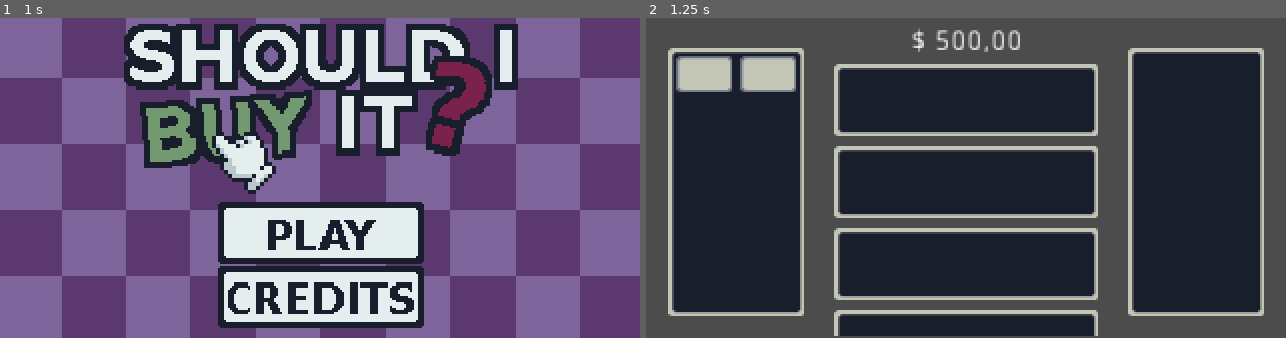
Above: before the commit, frames 1-2 (left to right).
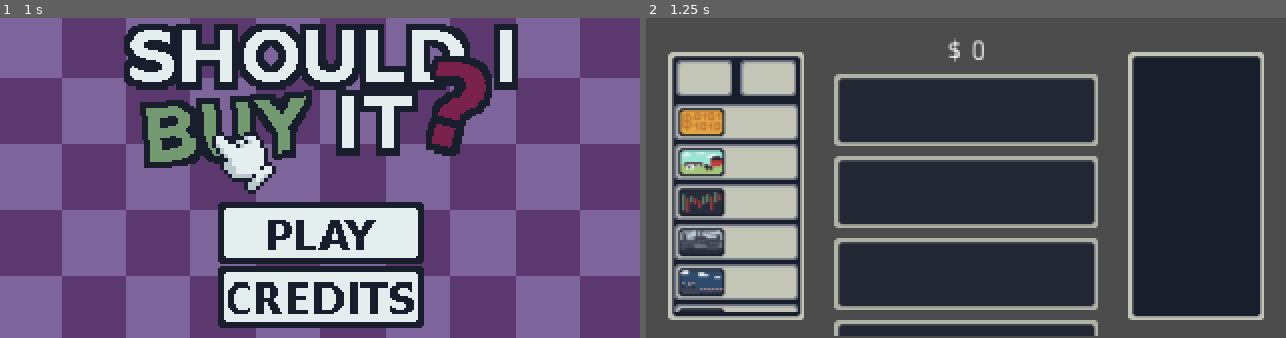
Above: after the commit, the same moments.

Repository: henriquecanella/LD49
Game: Godot game, scene res://scenes/menu_scene/Menu_scene.tscn
The game is run twice, just before and just after one commit, with the same random seed, the same clock (stepped at 60 frames per second) and the same inputs. Before the commit the project has no main scene; this scene is started directly in both runs. Sound files missing from this copy of the repository are replaced by a short silence.
Inputs (mouse positions are in pixels of both pictures, inside the frame that each line leads up to):
- Up to frame 1 (1 s): click (320, 232) at 0.5 s
- Up to frame 2 (1.25 s): no input

Frame 1 is identical in both runs. In frame 2, 27% of the frame differs, in the area x 3-97%, y 3-97%.

Commit message:
Adicionando itens, slots, função para calc money

Diff:
--- a/project.godot
+++ b/project.godot
@@ -11,6 +11,7 @@
 [application]
 
 config/name="LD49"
+run/main_scene="res://scenes/menu_scene/Menu_scene.tscn"
 config/icon="res://icon.png"
 
 [display]
--- a/scenes/first_scene/Main.tscn
+++ b/scenes/first_scene/Main.tscn
@@ -1,24 +1,62 @@
-[gd_scene load_steps=7 format=2]
-
-[ext_resource path="res://assets/item_comprado.png" type="Texture" id=1]
+[gd_scene load_steps=20 format=2]
+
+[ext_resource path="res://sounds/click.wav" type="AudioStream" id=1]
+[ext_resource path="res://sounds/default.mp3" type="AudioStream" id=2]
 [ext_resource path="res://assets/placeholder_compras_noticias.png" type="Texture" id=3]
 [ext_resource path="res://assets/botao_compra_venda.png" type="Texture" id=4]
-
-[sub_resource type="GDScript" id=1]
+[ext_resource path="res://sounds/lost_money.wav" type="AudioStream" id=5]
+[ext_resource path="res://sounds/BUY_ITEM.wav" type="AudioStream" id=6]
+[ext_resource path="res://sounds/DELETE_ITEM.wav" type="AudioStream" id=7]
+[ext_resource path="res://sounds/NEW_NEWS.wav" type="AudioStream" id=8]
+[ext_resource path="res://assets/espaço_disponivel.png" type="Texture" id=9]
+[ext_resource path="res://assets/mini_bolsa.png" type="Texture" id=10]
+[ext_resource path="res://assets/mini_fazenda.png" type="Texture" id=11]
+[ext_resource path="res://assets/mini_fabrica.png" type="Texture" id=12]
+[ext_resource path="res://assets/mini_musica.png" type="Texture" id=13]
+[ext_resource path="res://assets/mini_bitcoin.png" type="Texture" id=14]
+[ext_resource path="res://assets/mini_programador.png" type="Texture" id=15]
+[ext_resource path="res://assets/mini_startup.png" type="Texture" id=16]
+
+[sub_resource type="GDScript" id=4]
 script/source = "extends Node2D
 
 var bank = 0
 
 func _ready():
-	#$MarginContainer/HBoxContainer/VBoxContainer/ScrollContainer.get_v_scrollbar().modulate = Color(0, 0, 0, 0)
-	$MarginContainer/HBoxContainer/VBoxContainer/ScrollContainer.get_v_scrollbar().hide()
+	$MarginContainer/HBoxContainer/VBoxContainer/money.text = \"$ \" + String(bank)
+	#$backtrack.play()
+	yield($backtrak , \"finished\")
 	pass
-	#$Canvas/HBoxContainer/CenterContainer/VBoxContainer/Bank.text = str(bank)
-
-
-#func _on_TextureButton_pressed():
-#	bank += 1
-#	$Canvas/HBoxContainer/CenterContainer/VBoxContainer/Bank.text = str(bank)
+
+func update_money(value):
+	bank+=value
+	$MarginContainer/HBoxContainer/VBoxContainer/money.text = \"$ \" + String(bank)
+	pass
+
+func _on_buy_pressed():
+	$button_click.play()
+	yield($button_click , \"finished\")
+	$buy_item.play()
+	yield($buy_item, \"finished\")
+	pass
+
+
+func _on_sell_pressed():
+	$button_click.play()
+	yield($button_click , \"finished\")
+	$sell_item.play()
+	yield($sell_item, \"finished\")
+	pass # Replace with function body.
+
+
+func _on_TextureButton_pressed():
+	update_money(1 as float)
+	$new_news.play()
+	yield($new_news, \"finished\")
+	pass # Replace with function body.
+
+
+
 "
 
 [sub_resource type="StyleBoxEmpty" id=2]
@@ -36,7 +74,7 @@
 
 [node name="Main" type="Node2D"]
 position = Vector2( 1.30472, 1.2048 )
-script = SubResource( 1 )
+script = SubResource( 4 )
 
 [node name="MarginContainer" type="MarginContainer" parent="."]
 anchor_right = 1.0
@@ -46,69 +84,131 @@
 margin_right = 320.0
 margin_bottom = 158.0
 theme = SubResource( 3 )
-custom_constants/margin_top = 5
+custom_constants/margin_top = 10
 __meta__ = {
 "_edit_use_anchors_": false
 }
 
 [node name="HBoxContainer" type="HBoxContainer" parent="MarginContainer"]
-margin_top = 5.0
-margin_right = 321.0
-margin_bottom = 198.0
+margin_top = 10.0
+margin_right = 342.0
+margin_bottom = 159.0
 
 [node name="CenterContainer" type="CenterContainer" parent="MarginContainer/HBoxContainer"]
-margin_right = 90.0
-margin_bottom = 193.0
-size_flags_horizontal = 3
-size_flags_vertical = 3
-
-[node name="TextureRect" type="TextureRect" parent="MarginContainer/HBoxContainer/CenterContainer"]
-margin_left = 11.0
-margin_top = 29.0
-margin_right = 79.0
-margin_bottom = 163.0
+margin_right = 101.0
+margin_bottom = 149.0
+size_flags_horizontal = 3
+size_flags_vertical = 3
+
+[node name="itens" type="TextureRect" parent="MarginContainer/HBoxContainer/CenterContainer"]
+margin_left = 16.0
+margin_top = 7.0
+margin_right = 84.0
+margin_bottom = 141.0
 texture = ExtResource( 3 )
 
-[node name="MarginContainer" type="MarginContainer" parent="MarginContainer/HBoxContainer/CenterContainer/TextureRect"]
+[node name="MarginContainer" type="MarginContainer" parent="MarginContainer/HBoxContainer/CenterContainer/itens"]
 margin_left = 1.0
 margin_top = 1.0
-margin_right = 67.0
-margin_bottom = 133.0
+margin_right = 66.0
+margin_bottom = 130.0
+custom_constants/margin_right = 0
 custom_constants/margin_top = 3
-custom_constants/margin_left = 3
+custom_constants/margin_left = 2
 __meta__ = {
-"_edit_lock_": true,
 "_edit_use_anchors_": false
 }
 
-[node name="VBoxContainer" type="VBoxContainer" parent="MarginContainer/HBoxContainer/CenterContainer/TextureRect/MarginContainer"]
-margin_left = 3.0
+[node name="VBoxContainer" type="VBoxContainer" parent="MarginContainer/HBoxContainer/CenterContainer/itens/MarginContainer"]
+margin_left = 2.0
 margin_top = 3.0
-margin_right = 66.0
-margin_bottom = 132.0
-
-[node name="HBoxContainer" type="HBoxContainer" parent="MarginContainer/HBoxContainer/CenterContainer/TextureRect/MarginContainer/VBoxContainer"]
+margin_right = 65.0
+margin_bottom = 129.0
+size_flags_horizontal = 3
+size_flags_vertical = 3
+
+[node name="MarginContainer" type="MarginContainer" parent="MarginContainer/HBoxContainer/CenterContainer/itens/MarginContainer/VBoxContainer"]
 margin_right = 63.0
 margin_bottom = 18.0
-
-[node name="TextureButton2" type="TextureButton" parent="MarginContainer/HBoxContainer/CenterContainer/TextureRect/MarginContainer/VBoxContainer/HBoxContainer"]
+custom_constants/margin_left = 1
+
+[node name="HBoxContainer" type="HBoxContainer" parent="MarginContainer/HBoxContainer/CenterContainer/itens/MarginContainer/VBoxContainer/MarginContainer"]
+margin_left = 1.0
+margin_right = 63.0
+margin_bottom = 18.0
+
+[node name="buy" type="TextureButton" parent="MarginContainer/HBoxContainer/CenterContainer/itens/MarginContainer/VBoxContainer/MarginContainer/HBoxContainer"]
 margin_right = 28.0
 margin_bottom = 18.0
 texture_normal = ExtResource( 4 )
 
-[node name="TextureButton" type="TextureButton" parent="MarginContainer/HBoxContainer/CenterContainer/TextureRect/MarginContainer/VBoxContainer/HBoxContainer"]
+[node name="sell" type="TextureButton" parent="MarginContainer/HBoxContainer/CenterContainer/itens/MarginContainer/VBoxContainer/MarginContainer/HBoxContainer"]
 margin_left = 32.0
 margin_right = 60.0
 margin_bottom = 18.0
 texture_normal = ExtResource( 4 )
 
+[node name="ScrollContainer" type="ScrollContainer" parent="MarginContainer/HBoxContainer/CenterContainer/itens/MarginContainer/VBoxContainer"]
+margin_top = 22.0
+margin_right = 63.0
+margin_bottom = 126.0
+size_flags_horizontal = 3
+size_flags_vertical = 3
+scroll_horizontal_enabled = false
+
+[node name="VBoxContainer" type="VBoxContainer" parent="MarginContainer/HBoxContainer/CenterContainer/itens/MarginContainer/VBoxContainer/ScrollContainer"]
+margin_right = 62.0
+margin_bottom = 138.0
+custom_constants/separation = 2
+
+[node name="bitcoin" type="TextureRect" parent="MarginContainer/HBoxContainer/CenterContainer/itens/MarginContainer/VBoxContainer/ScrollContainer/VBoxContainer"]
+margin_right = 62.0
+margin_bottom = 18.0
+texture = ExtResource( 14 )
+
+[node name="fazenda" type="TextureRect" parent="MarginContainer/HBoxContainer/CenterContainer/itens/MarginContainer/VBoxContainer/ScrollContainer/VBoxContainer"]
+margin_top = 20.0
+margin_right = 62.0
+margin_bottom = 38.0
+texture = ExtResource( 11 )
+
+[node name="bolsa" type="TextureRect" parent="MarginContainer/HBoxContainer/CenterContainer/itens/MarginContainer/VBoxContainer/ScrollContainer/VBoxContainer"]
+margin_top = 40.0
+margin_right = 62.0
+margin_bottom = 58.0
+texture = ExtResource( 10 )
+
+[node name="fabrica" type="TextureRect" parent="MarginContainer/HBoxContainer/CenterContainer/itens/MarginContainer/VBoxContainer/ScrollContainer/VBoxContainer"]
+margin_top = 60.0
+margin_right = 62.0
+margin_bottom = 78.0
+texture = ExtResource( 12 )
+
+[node name="musica" type="TextureRect" parent="MarginContainer/HBoxContainer/CenterContainer/itens/MarginContainer/VBoxContainer/ScrollContainer/VBoxContainer"]
+margin_top = 80.0
+margin_right = 62.0
+margin_bottom = 98.0
+texture = ExtResource( 13 )
+
+[node name="programador" type="TextureRect" parent="MarginContainer/HBoxContainer/CenterContainer/itens/MarginContainer/VBoxContainer/ScrollContainer/VBoxContainer"]
+margin_top = 100.0
+margin_right = 62.0
+margin_bottom = 118.0
+texture = ExtResource( 15 )
+
+[node name="startup" type="TextureRect" parent="MarginContainer/HBoxContainer/CenterContainer/itens/MarginContainer/VBoxContainer/ScrollContainer/VBoxContainer"]
+margin_top = 120.0
+margin_right = 62.0
+margin_bottom = 138.0
+texture = ExtResource( 16 )
+
 [node name="VBoxContainer" type="VBoxContainer" parent="MarginContainer/HBoxContainer"]
-margin_left = 94.0
-margin_right = 226.0
-margin_bottom = 193.0
-size_flags_horizontal = 3
-
-[node name="Label" type="Label" parent="MarginContainer/HBoxContainer/VBoxContainer"]
+margin_left = 105.0
+margin_right = 237.0
+margin_bottom = 149.0
+size_flags_horizontal = 3
+
+[node name="money" type="Label" parent="MarginContainer/HBoxContainer/VBoxContainer"]
 margin_right = 132.0
 margin_bottom = 14.0
 text = "$ 500,00"
@@ -117,54 +217,98 @@
 [node name="ScrollContainer" type="ScrollContainer" parent="MarginContainer/HBoxContainer/VBoxContainer"]
 margin_top = 18.0
 margin_right = 132.0
-margin_bottom = 193.0
+margin_bottom = 149.0
 size_flags_horizontal = 3
 size_flags_vertical = 3
 scroll_horizontal_enabled = false
 
 [node name="VBoxContainer" type="VBoxContainer" parent="MarginContainer/HBoxContainer/VBoxContainer/ScrollContainer"]
 margin_right = 132.0
-margin_bottom = 175.0
-size_flags_horizontal = 3
+margin_bottom = 282.0
 size_flags_vertical = 3
 custom_constants/separation = 5
 __meta__ = {
 "_edit_use_anchors_": false
 }
 
-[node name="TextureRect3" type="TextureRect" parent="MarginContainer/HBoxContainer/VBoxContainer/ScrollContainer/VBoxContainer"]
+[node name="item1" type="TextureRect" parent="MarginContainer/HBoxContainer/VBoxContainer/ScrollContainer/VBoxContainer"]
 margin_right = 132.0
 margin_bottom = 36.0
-texture = ExtResource( 1 )
-
-[node name="TextureRect4" type="TextureRect" parent="MarginContainer/HBoxContainer/VBoxContainer/ScrollContainer/VBoxContainer"]
+texture = ExtResource( 9 )
+
+[node name="item2" type="TextureRect" parent="MarginContainer/HBoxContainer/VBoxContainer/ScrollContainer/VBoxContainer"]
 margin_top = 41.0
 margin_right = 132.0
 margin_bottom = 77.0
-texture = ExtResource( 1 )
-
-[node name="TextureRect5" type="TextureRect" parent="MarginContainer/HBoxContainer/VBoxContainer/ScrollContainer/VBoxContainer"]
+texture = ExtResource( 9 )
+
+[node name="item3" type="TextureRect" parent="MarginContainer/HBoxContainer/VBoxContainer/ScrollContainer/VBoxContainer"]
 margin_top = 82.0
 margin_right = 132.0
 margin_bottom = 118.0
-texture = ExtResource( 1 )
-
-[node name="TextureRect6" type="TextureRect" parent="MarginContainer/HBoxContainer/VBoxContainer/ScrollContainer/VBoxContainer"]
+texture = ExtResource( 9 )
+
+[node name="item4" type="TextureRect" parent="MarginContainer/HBoxContainer/VBoxContainer/ScrollContainer/VBoxContainer"]
 margin_top = 123.0
 margin_right = 132.0
 margin_bottom = 159.0
-texture = ExtResource( 1 )
+texture = ExtResource( 9 )
+
+[node name="item5" type="TextureRect" parent="MarginContainer/HBoxContainer/VBoxContainer/ScrollContainer/VBoxContainer"]
+margin_top = 164.0
+margin_right = 132.0
+margin_bottom = 200.0
+texture = ExtResource( 9 )
+
+[node name="item6" type="TextureRect" parent="MarginContainer/HBoxContainer/VBoxContainer/ScrollContainer/VBoxContainer"]
+margin_top = 205.0
+margin_right = 132.0
+margin_bottom = 241.0
+texture = ExtResource( 9 )
+
+[node name="item7" type="TextureRect" parent="MarginContainer/HBoxContainer/VBoxContainer/ScrollContainer/VBoxContainer"]
+margin_top = 246.0
+margin_right = 132.0
+margin_bottom = 282.0
+texture = ExtResource( 9 )
 
 [node name="CenterContainer2" type="CenterContainer" parent="MarginContainer/HBoxContainer"]
-margin_left = 230.0
-margin_right = 321.0
-margin_bottom = 193.0
-size_flags_horizontal = 3
-size_flags_vertical = 3
-
-[node name="TextureRect2" type="TextureRect" parent="MarginContainer/HBoxContainer/CenterContainer2"]
-margin_left = 11.0
-margin_top = 29.0
-margin_right = 79.0
-margin_bottom = 163.0
+margin_left = 241.0
+margin_right = 342.0
+margin_bottom = 149.0
+size_flags_horizontal = 3
+size_flags_vertical = 3
+
+[node name="news" type="TextureRect" parent="MarginContainer/HBoxContainer/CenterContainer2"]
+margin_left = 16.0
+margin_top = 7.0
+margin_right = 84.0
+margin_bottom = 141.0
 texture = ExtResource( 3 )
+
+[node name="backtrak" type="AudioStreamPlayer" parent="."]
+stream = ExtResource( 2 )
+volume_db = -10.0
+
+[node name="button_click" type="AudioStreamPlayer" parent="."]
+stream = ExtResource( 1 )
+volume_db = -10.0
+
+[node name="new_news" type="AudioStreamPlayer" parent="."]
+stream = ExtResource( 8 )
+volume_db = -10.0
+
+[node name="lost_money" type="AudioStreamPlayer" parent="."]
+stream = ExtResource( 5 )
+volume_db = -10.0
+
+[node name="sell_item" type="AudioStreamPlayer" parent="."]
+stream = ExtResource( 7 )
+volume_db = -10.0
+
+[node name="buy_item" type="AudioStreamPlayer" parent="."]
+stream = ExtResource( 6 )
+volume_db = -10.0
+
+[connection signal="pressed" from="MarginContainer/HBoxContainer/CenterContainer/itens/MarginContainer/VBoxContainer/MarginContainer/HBoxContainer/buy" to="." method="_on_buy_pressed"]
+[connection signal="pressed" from="MarginContainer/HBoxContainer/CenterContainer/itens/MarginContainer/VBoxContainer/MarginContainer/HBoxContainer/sell" to="." method="_on_sell_pressed"]
Binary file added: assets/bg.png
Not shown, added: assets/bg.png.import
Binary file added: assets/bitcoin.png
Not shown, added: assets/bitcoin.png.import
Binary file added: assets/bolsa.png
Not shown, added: assets/bolsa.png.import
Binary file added: assets/credits.png
Not shown, added: assets/credits.png.import
Binary file added: assets/fabrica.png
Not shown, added: assets/fabrica.png.import
Binary file added: assets/fazenda.png
Not shown, added: assets/fazenda.png.import
(and 29 more such lines)
